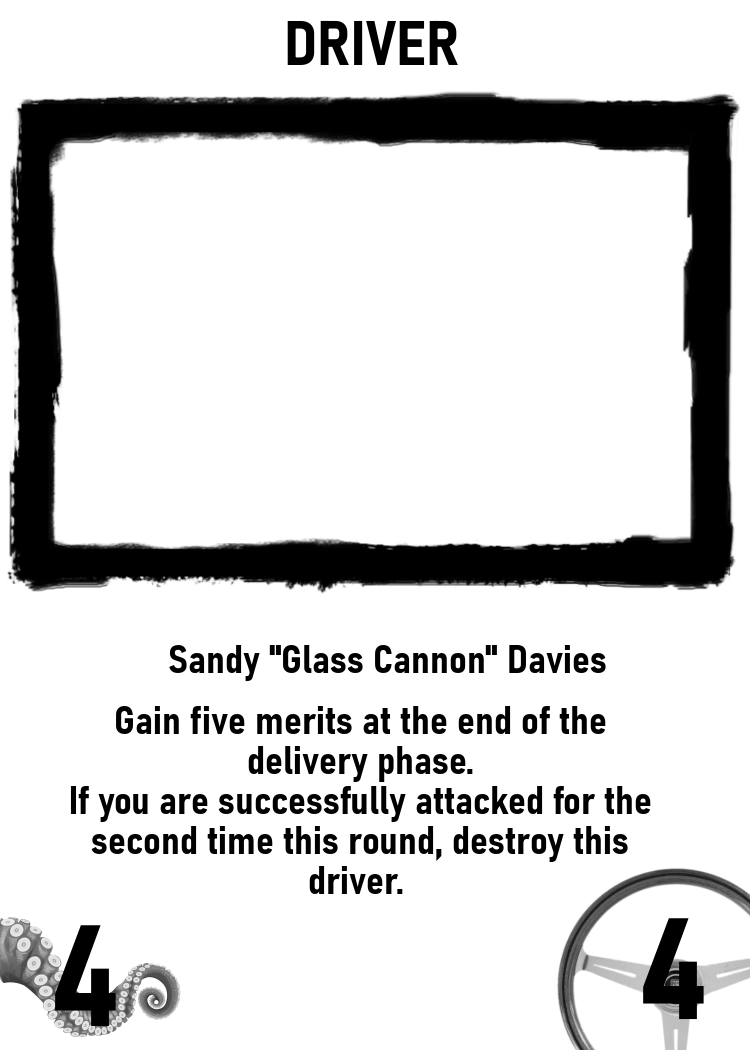
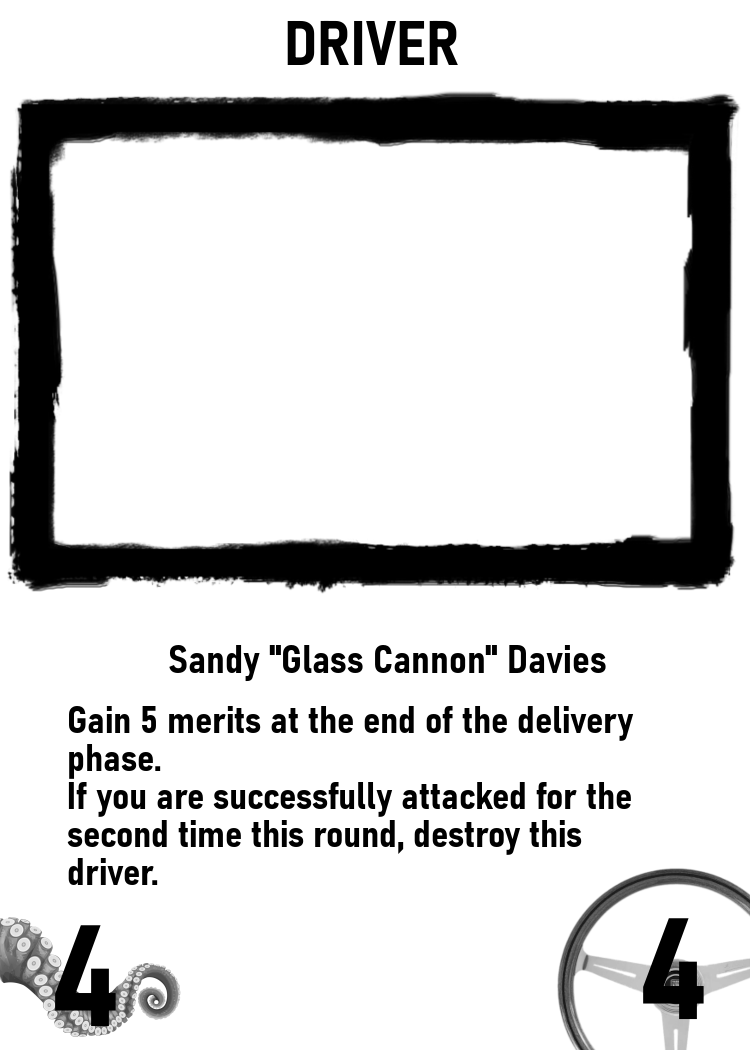
Two versions of the same layered image (750x1050). Layer-by-layer changes:
renamed "Gain five merits at the end of..." to "Gain 5 merits at the end of th...", painted on it over [67, 706, 651, 894]
